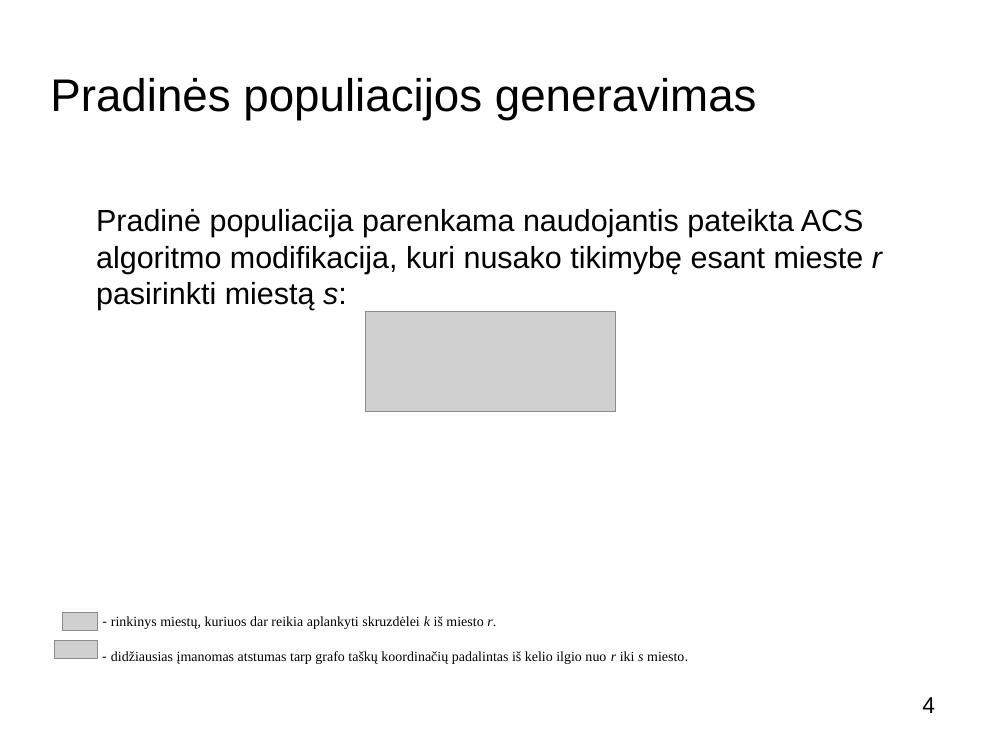
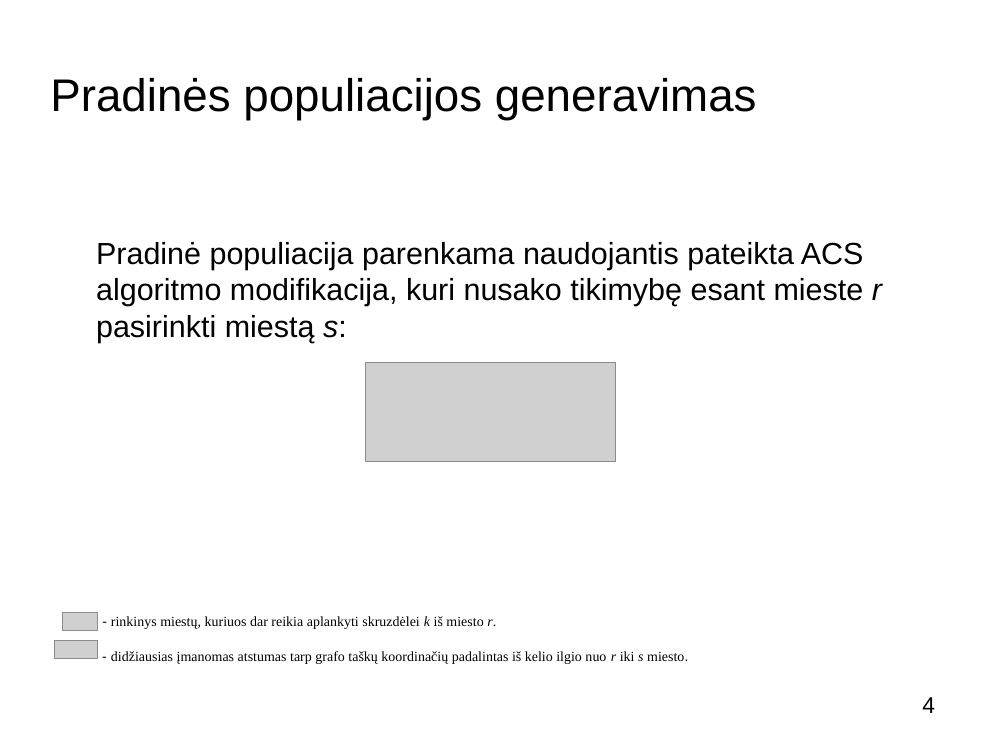
Before and after one commit to buz-zard/_archive, a slide deck: slide 4 of final-thesis/doc/presentation_[K.Š.].odp. Drawn at 1008x756 pixels with LibreOffice and Linux fonts; fonts in the diff are those of the drawing; grey boxes stand for pictures; background and template pictures are left out. Boxes give left, top, right and bottom in pixels: in the first picture for what was removed or moved away, otherwise in the second. Text is boxed around its words. In the diff, an @@ line names an element or a change of style, - is before the commit and + after.

```diff
--- a/final-thesis/doc/presentation_[K.Š.].odp
+++ b/final-thesis/doc/presentation_[K.Š.].odp
@@ text "Pradinė populiacija parenkama naudojantis pateikta ...": place and size @@
-text "Pradinė populiacija parenkama naudojantis pateikta ..." at [96,209,882,310]
+text "Pradinė populiacija parenkama naudojantis pateikta ..." at [96,242,882,343]
@@ picture: place and size @@
-picture at [366,312,617,412]
+picture at [366,362,617,462]
```
Also in this commit, not shown: 7 other slides changed, 1 other file.
